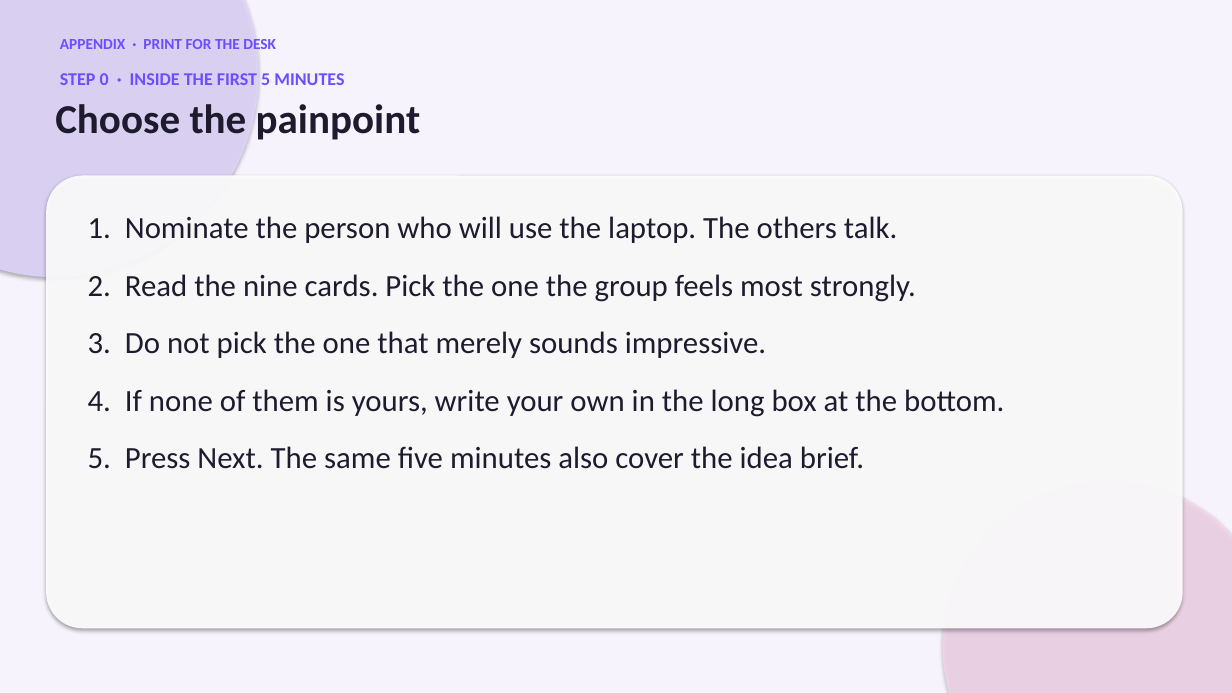
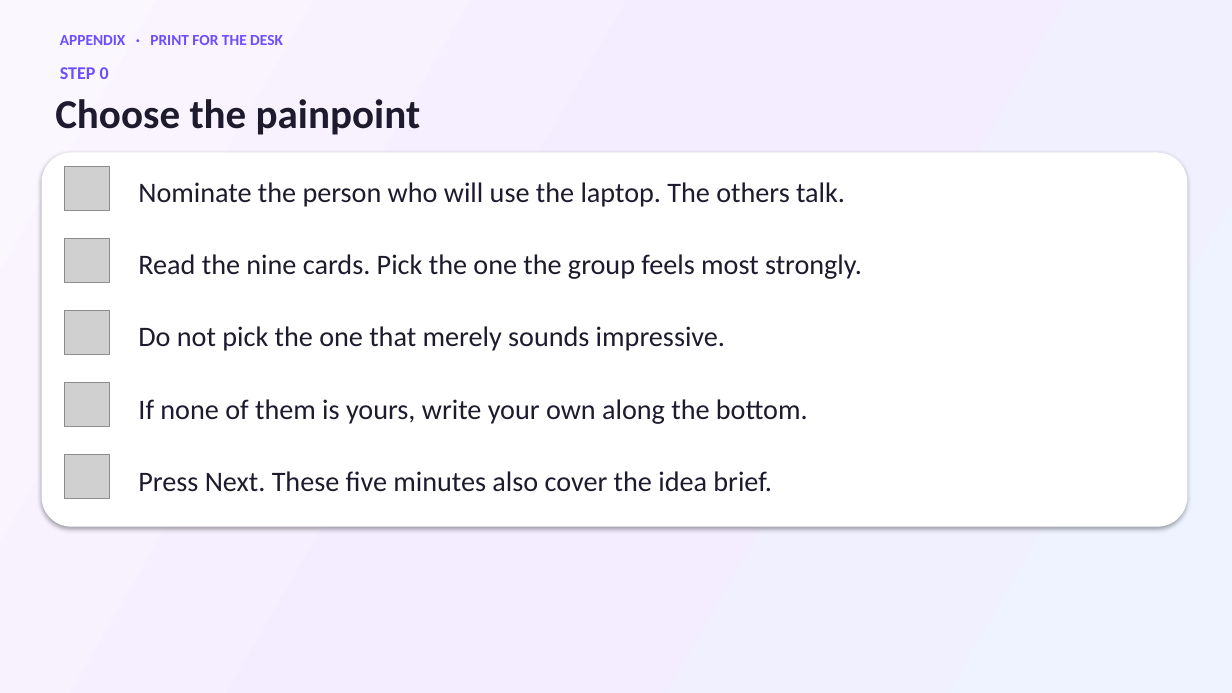
Before and after one commit to sync710n/wealthsymposium26, a slide deck: slide 3 of docs/Wealth-Symposium-Activity.pptx. Drawn at 1232x693 pixels with LibreOffice and Linux fonts; fonts in the diff are those of the drawing; grey boxes stand for pictures. Boxes give left, top, right and bottom in pixels: in the first picture for what was removed or moved away, otherwise in the second. Text is boxed around its words. In the diff, an @@ line names an element or a change of style, - is before the commit and + after.

Commit message:
Give the instruction deck a gradient background and an icon on every point.

```diff
--- a/docs/Wealth-Symposium-Activity.pptx
+++ b/docs/Wealth-Symposium-Activity.pptx
@@ background #F6F3FC to gradient #FBF7FF to #F4ECFF to #EEF3FF @@
@@ ellipse removed at [0, 0, 259, 277] @@
@@ text "APPENDIX · PRINT FOR THE ..." rewrapped from [60, 39, 276, 49] to [60, 35, 283, 45] @@
@@ text "Choose the painpoint": place and size @@
-text "Choose the painpoint" at [55, 104, 421, 140]
+text "Choose the painpoint" at [55, 99, 421, 135]
@@ text at [60, 67, 109, 79]: text changed @@
-STEP 0 · INSIDE THE FIRST 5 MINUTES
+STEP 0
@@ rounded rectangle: place and size @@
-rounded rectangle at [46, 176, 1183, 628]
+rounded rectangle at [42, 152, 1188, 527]
@@ rounded rectangle at [42, 152, 1188, 527]: fill #FFFFFF at 92% opacity to #FFFFFF @@
@@ picture added at [65, 166, 109, 211] @@
@@ text added at [138, 182, 845, 207], 22 pt, text #1E1B2E @@
+Nominate the person who will use the laptop. The others talk.
@@ picture added at [65, 238, 109, 283] @@
@@ text removed at [88, 216, 1004, 469] @@
-1. Nominate the person who will use the laptop. The others talk.
-2. Read the nine cards. Pick the one the group feels most strongly.
-3. Do not pick the one that merely sounds impressive.
-4. If none of them is yours, write your own in the long box at the bottom.
-5. Press Next. The same five minutes also cover the idea brief.
@@ text added at [138, 254, 862, 279], 22 pt, text #1E1B2E @@
+Read the nine cards. Pick the one the group feels most strongly.
@@ picture added at [65, 311, 109, 355] @@
@@ text added at [138, 326, 725, 351], 22 pt, text #1E1B2E @@
+Do not pick the one that merely sounds impressive.
@@ picture added at [65, 383, 109, 427] @@
@@ text added at [138, 399, 808, 424], 22 pt, text #1E1B2E @@
+If none of them is yours, write your own along the bottom.
@@ picture added at [65, 455, 109, 499] @@
@@ text added at [138, 471, 772, 492], 22 pt, text #1E1B2E @@
+Press Next. These five minutes also cover the idea brief.
@@ ellipse removed at [943, 481, 1232, 693] @@
```
Also in this commit, not shown: 5 other slides changed.
